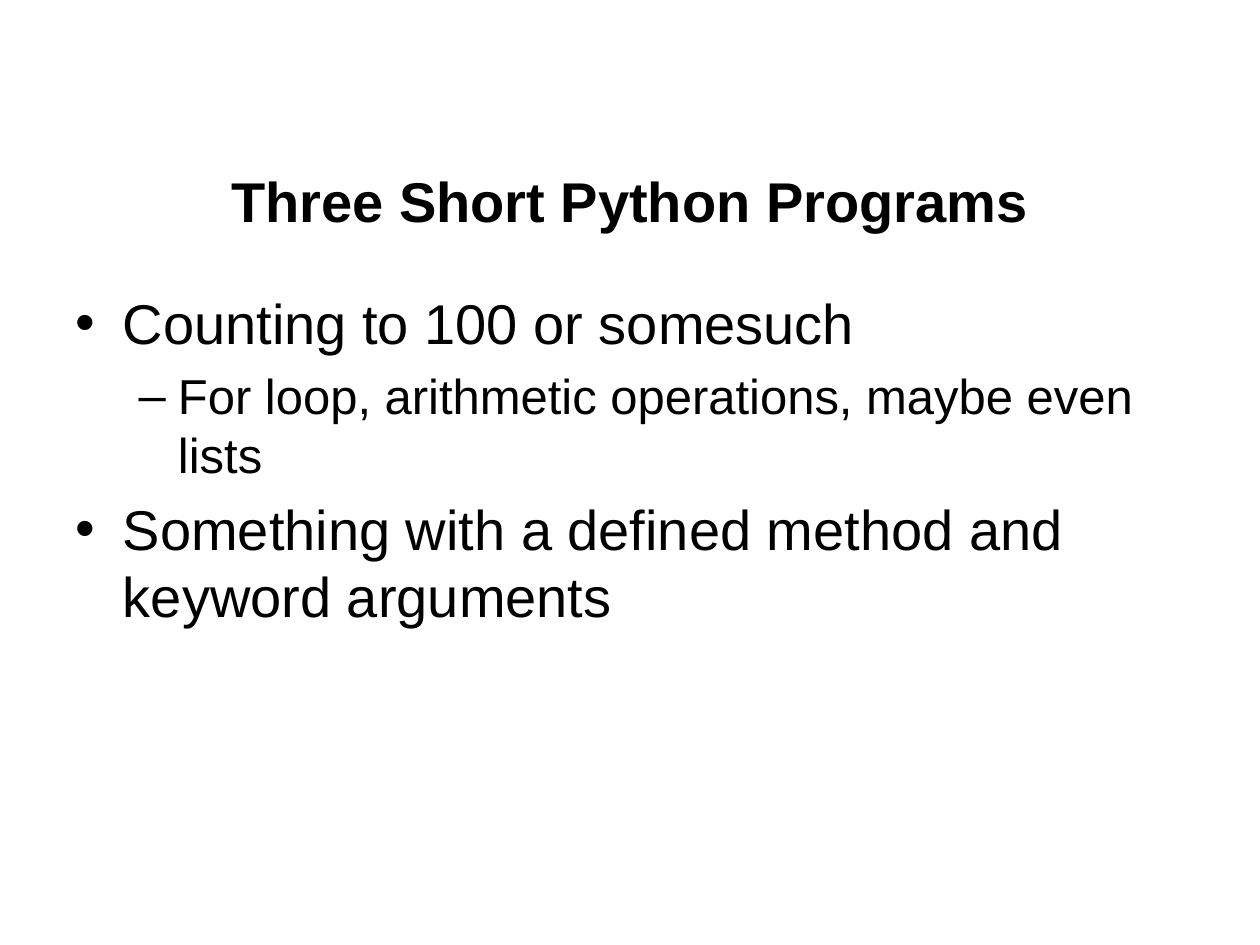
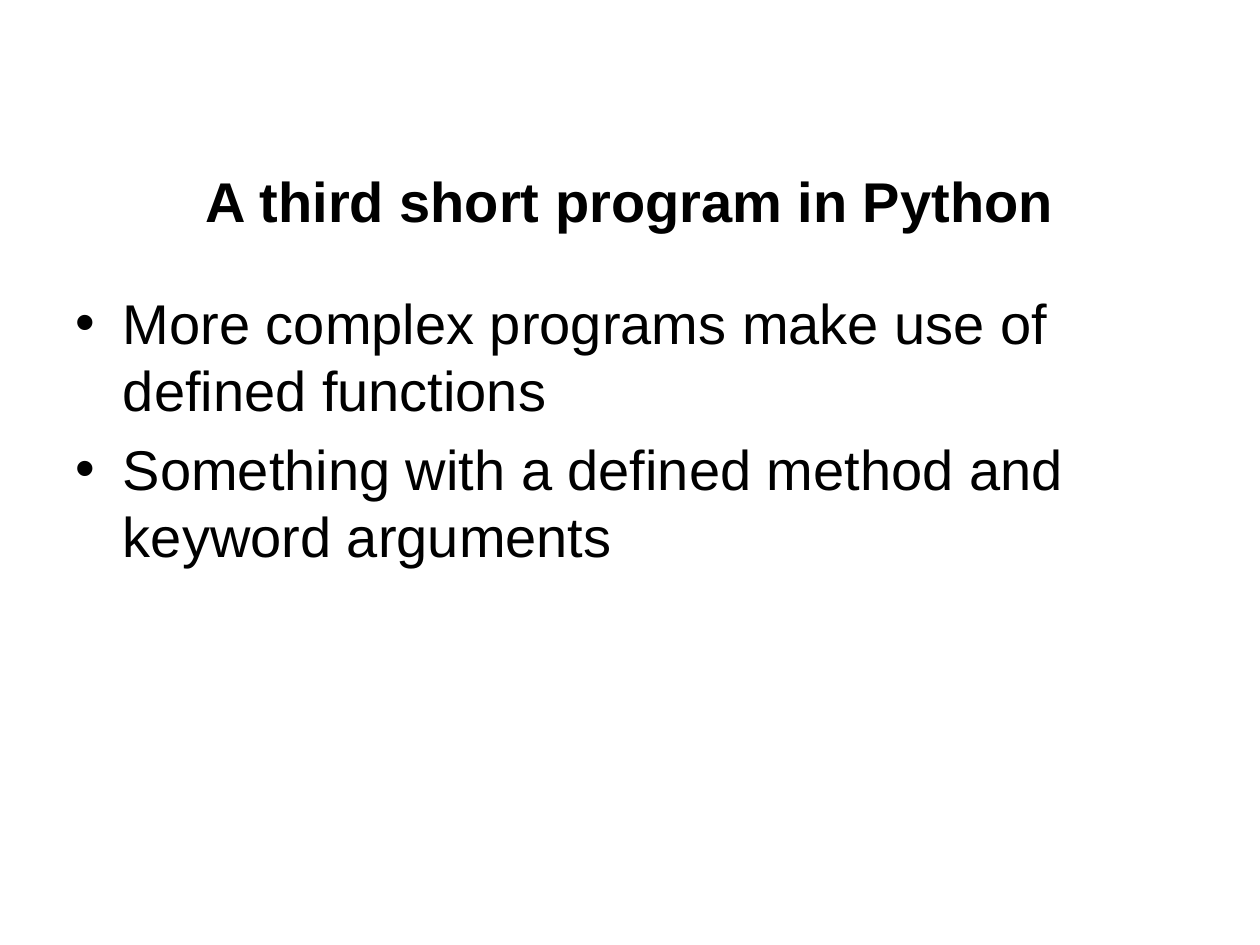
Before and after one commit to jgerity/talks, a slide deck: slide 9 of 2016/computing_workgroup/intro-to-python/intro-to-python.pptx (slide 8 before the commit). Drawn at 1260x945 pixels with LibreOffice and Linux fonts; fonts in the diff are those of the drawing; background and template pictures are left out. Boxes give left, top, right and bottom in pixels: in the first picture for what was removed or moved away, otherwise in the second. Text is boxed around its words. In the diff, an @@ line names an element or a change of style, - is before the commit and + after.

```diff
--- a/2016/computing_workgroup/intro-to-python/intro-to-python.pptx
+++ b/2016/computing_workgroup/intro-to-python/intro-to-python.pptx
@@ title at box(206, 181, 1053, 233): text changed @@
-Three Short Python Programs
+A third short program in Python
@@ text at box(123, 303, 1047, 412): text changed; size 28 to 32 pt @@
-• Counting to 100 or somesuch
-  – For loop, arithmetic operations, maybe even lists
+• More complex programs make use of defined functions
```
Also in this commit, not shown: 2 other slides changed, 5 slides added.
